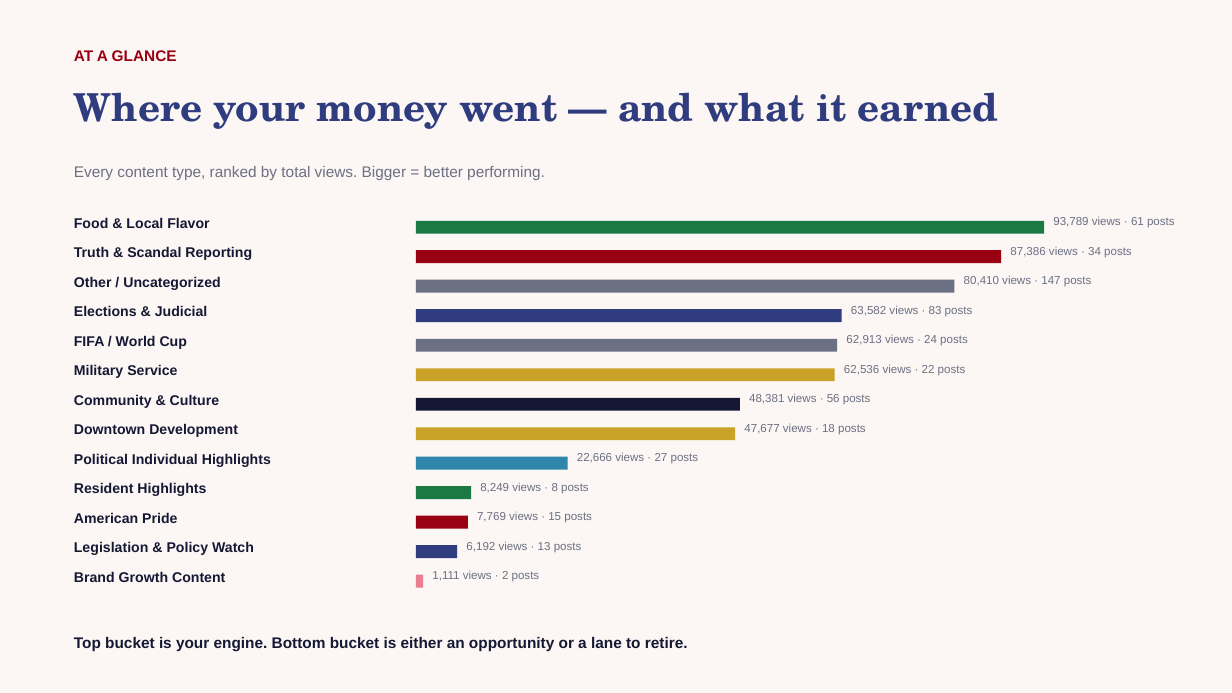
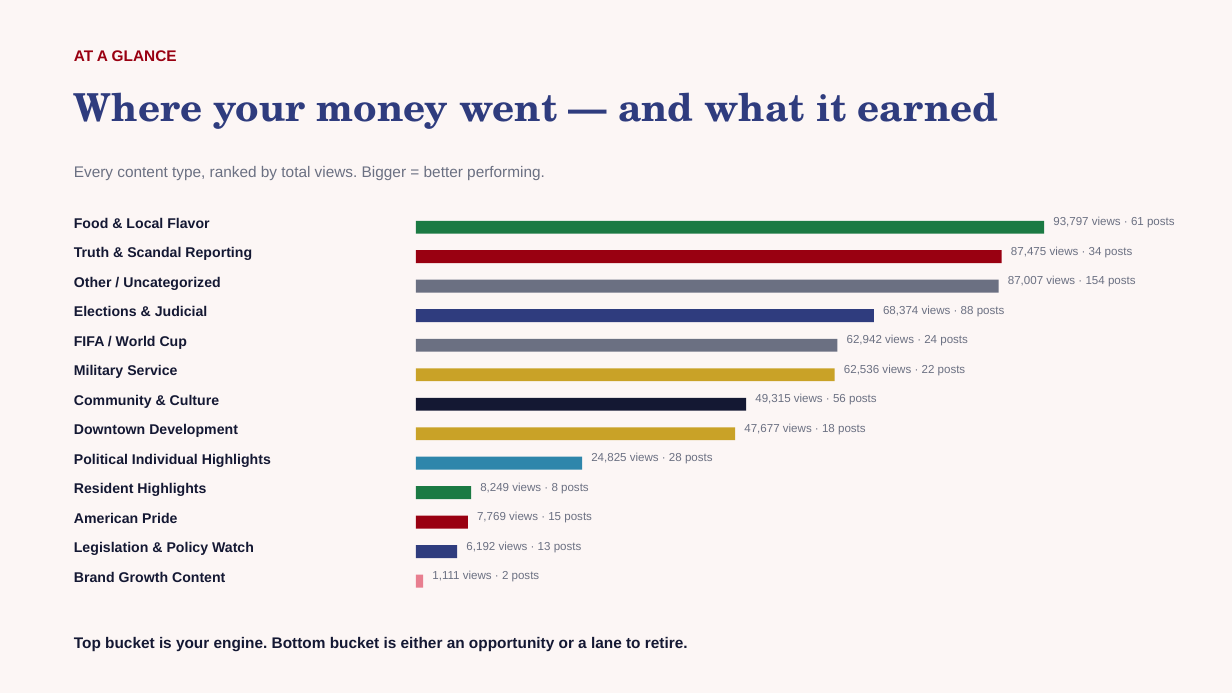
Before and after one commit to zvmmer/talking-downey-kpis, a slide deck: slide 3 of SPONSOR_CONTENT_REPORT.pptx. Drawn at 1232x693 pixels with LibreOffice and Linux fonts; fonts in the diff are those of the drawing. Boxes give left, top, right and bottom in pixels: in the first picture for what was removed or moved away, otherwise in the second. Text is boxed around its words. In the diff, an @@ line names an element or a change of style, - is before the commit and + after.

```diff
--- a/SPONSOR_CONTENT_REPORT.pptx
+++ b/SPONSOR_CONTENT_REPORT.pptx
@@ text at (1053,216,1175,228): text changed @@
-93,789 views · 61 posts
+93,797 views · 61 posts
@@ text at (1011,246,1133,258): text changed @@
-87,386 views · 34 posts
+87,475 views · 34 posts
@@ rectangle: place and size @@
-rectangle at (416,280,955,293)
+rectangle at (416,280,999,293)
@@ text at (1008,275,1136,287): text changed @@
-80,410 views · 147 posts
+87,007 views · 154 posts
@@ rectangle: place and size @@
-rectangle at (416,310,842,323)
+rectangle at (416,310,874,323)
@@ text at (883,305,1005,316): text changed @@
-63,582 views · 83 posts
+68,374 views · 88 posts
@@ text at (847,335,968,346): text changed @@
-62,913 views · 24 posts
+62,942 views · 24 posts
@@ rectangle: place and size @@
-rectangle at (416,397,740,410)
+rectangle at (416,397,747,410)
@@ text at (755,393,877,405): text changed @@
-48,381 views · 56 posts
+49,315 views · 56 posts
@@ rectangle: place and size @@
-rectangle at (416,457,567,470)
+rectangle at (416,457,582,470)
@@ text at (591,452,713,464): text changed @@
-22,666 views · 27 posts
+24,825 views · 28 posts
```
Also in this commit, not shown: 11 other slides changed, 5 other files.
